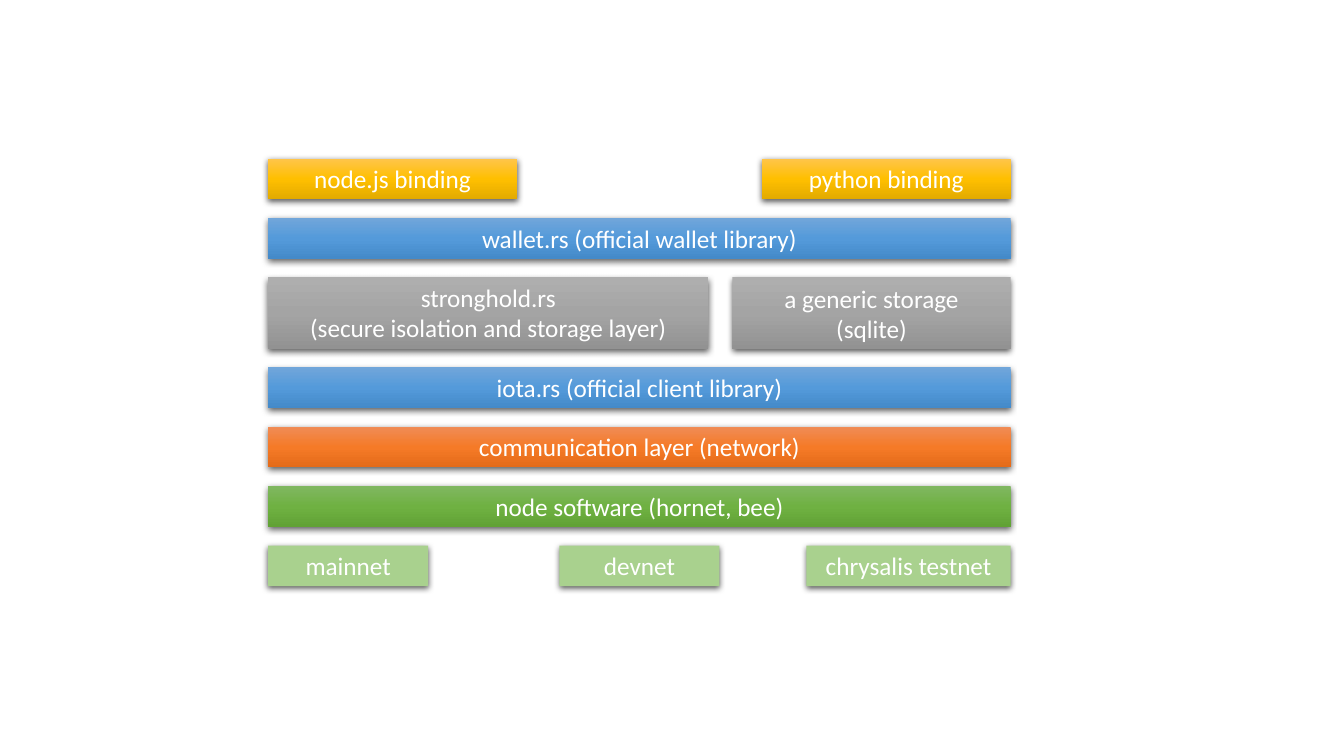
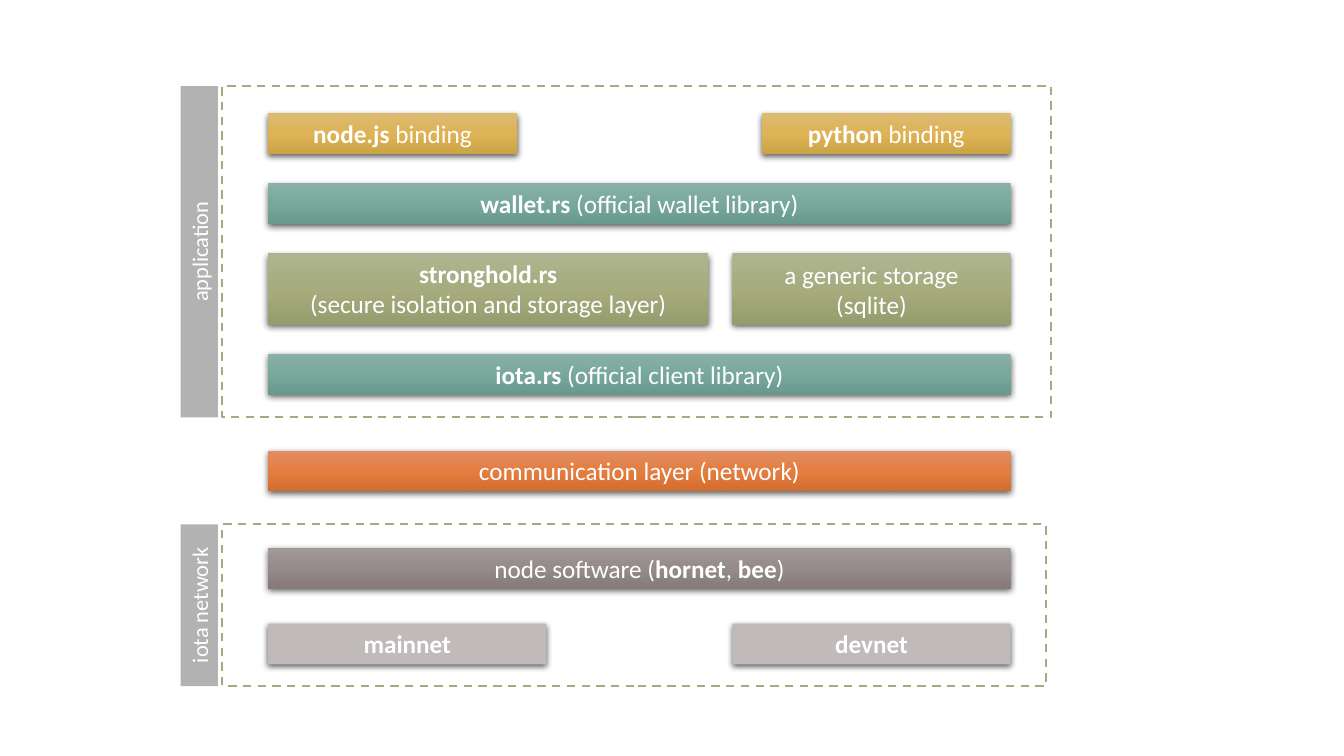
Before and after one commit to iotaledger/wallet.rs, a slide deck: slide 1 of docs/charts.pptx. Drawn at 1344x756 pixels with LibreOffice and Linux fonts; fonts in the diff are those of the drawing. Boxes give left, top, right and bottom in pixels: in the first picture for what was removed or moved away, otherwise in the second. Text is boxed around its words. In the diff, an @@ line names an element or a change of style, - is before the commit and + after.

```diff
--- a/docs/charts.pptx
+++ b/docs/charts.pptx
@@ rectangle added at [180, 86, 218, 417], fill #000000 at 30% opacity, 16 pt, text #FFFFFF @@
+application
@@ rectangle added at [223, 86, 1052, 417], outline #A5AB81 1.5 pt dashed @@
@@ rectangle "node.js binding": place and size @@
-rectangle "node.js binding" at [268, 158, 517, 199]
+rectangle "node.js binding" at [268, 114, 517, 154]
@@ rectangle "node.js binding" at [268, 114, 517, 154]: bold on in "node.js"; fill gradient #FFC64B to #FFC000 to #E3AB00 to gradient #DDBB72 to #DEB456 to #CDA345 @@
@@ rectangle "python binding": place and size @@
-rectangle "python binding" at [762, 158, 1011, 199]
+rectangle "python binding" at [762, 114, 1011, 154]
@@ rectangle "python binding" at [762, 114, 1011, 154]: bold on in "python"; fill gradient #FFC64B to #FFC000 to #E3AB00 to gradient #DDBB72 to #DEB456 to #CDA345 @@
@@ rectangle "wallet.rs (official wallet library)": place and size @@
-rectangle "wallet.rs (official wallet library)" at [268, 218, 1011, 258]
+rectangle "wallet.rs (official wallet library)" at [268, 184, 1011, 224]
@@ rectangle "wallet.rs (official wallet library)" at [268, 184, 1011, 224]: bold on in "wallet.rs"; fill gradient #71A6DB to #559BDB to #448ACA to gradient #8AB1A8 to #79A99E to #69998E @@
@@ rectangle "stronghold.rs (secure isolation and storage ...": place and size @@
-rectangle "stronghold.rs (secure isolation and storage ..." at [268, 277, 709, 349]
+rectangle "stronghold.rs (secure isolation and storage ..." at [268, 253, 709, 325]
@@ rectangle "stronghold.rs (secure isolation and storage ..." at [268, 253, 709, 325]: bold on in "stronghold.rs"; fill gradient #AFAFAF to #A5A5A5 to #939393 to gradient #AFB490 to #A6AD7F to #969C6E @@
@@ rectangle "a generic storage (sqlite)": place and size @@
-rectangle "a generic storage (sqlite)" at [733, 277, 1011, 349]
+rectangle "a generic storage (sqlite)" at [733, 253, 1011, 325]
@@ rectangle "a generic storage (sqlite)" at [733, 253, 1011, 325]: fill gradient #AFAFAF to #A5A5A5 to #939393 to gradient #AFB490 to #A6AD7F to #969C6E @@
@@ rectangle "iota.rs (official client library)": place and size @@
-rectangle "iota.rs (official client library)" at [268, 367, 1011, 407]
+rectangle "iota.rs (official client library)" at [268, 354, 1011, 394]
@@ rectangle "iota.rs (official client library)" at [268, 354, 1011, 394]: bold on in "iota.rs"; fill gradient #71A6DB to #559BDB to #448ACA to gradient #8AB1A8 to #79A99E to #69998E @@
@@ rectangle "communication layer (network)": place and size @@
-rectangle "communication layer (network)" at [268, 426, 1011, 467]
+rectangle "communication layer (network)" at [268, 451, 1011, 491]
@@ rectangle "communication layer (network)" at [268, 451, 1011, 491]: fill gradient #F18C57 to #F67B28 to #E56C19 to gradient #E28F63 to #E47E40 to #D46E30 @@
@@ rectangle added at [181, 525, 218, 686], fill #000000 at 30% opacity, 16 pt, text #FFFFFF @@
+iota network
@@ rectangle added at [223, 524, 1047, 686], outline #A5AB81 1.5 pt dashed @@
@@ rectangle "node software (hornet, bee)": place and size @@
-rectangle "node software (hornet, bee)" at [268, 486, 1011, 526]
+rectangle "node software (hornet, bee)" at [268, 548, 1011, 589]
@@ rectangle "node software (hornet, bee)" at [268, 548, 1011, 589]: bold on in "(hornet, bee)"; fill gradient #81B861 to #6FB242 to #62A336 to gradient #A29999 to #968C8C to #867B7B @@
@@ rectangle removed at [807, 545, 1011, 586] @@
-chrysalis testnet
@@ rectangle "mainnet": place and size @@
-rectangle "mainnet" at [268, 545, 429, 586]
+rectangle "mainnet" at [268, 624, 546, 664]
@@ rectangle "mainnet" at [268, 624, 546, 664]: bold on; fill #A9D18E to #C0BABA @@
@@ rectangle "devnet" at [733, 624, 1011, 664]: bold on; fill #A9D18E to #C0BABA @@
@@ rectangle "devnet": place and size @@
-rectangle "devnet" at [560, 545, 720, 586]
+rectangle "devnet" at [733, 624, 1011, 664]
```
Also in this commit, not shown: 2 other files.
